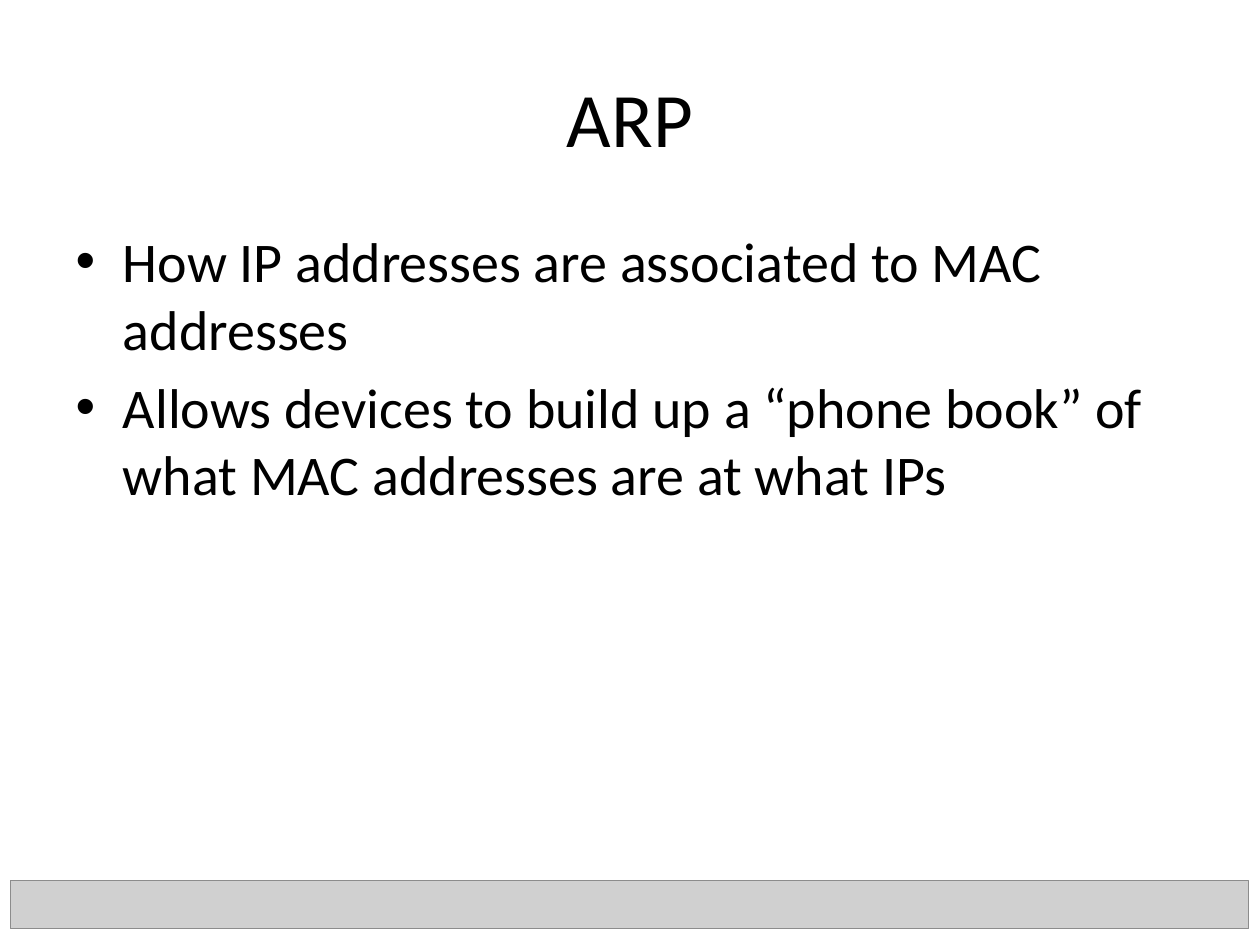
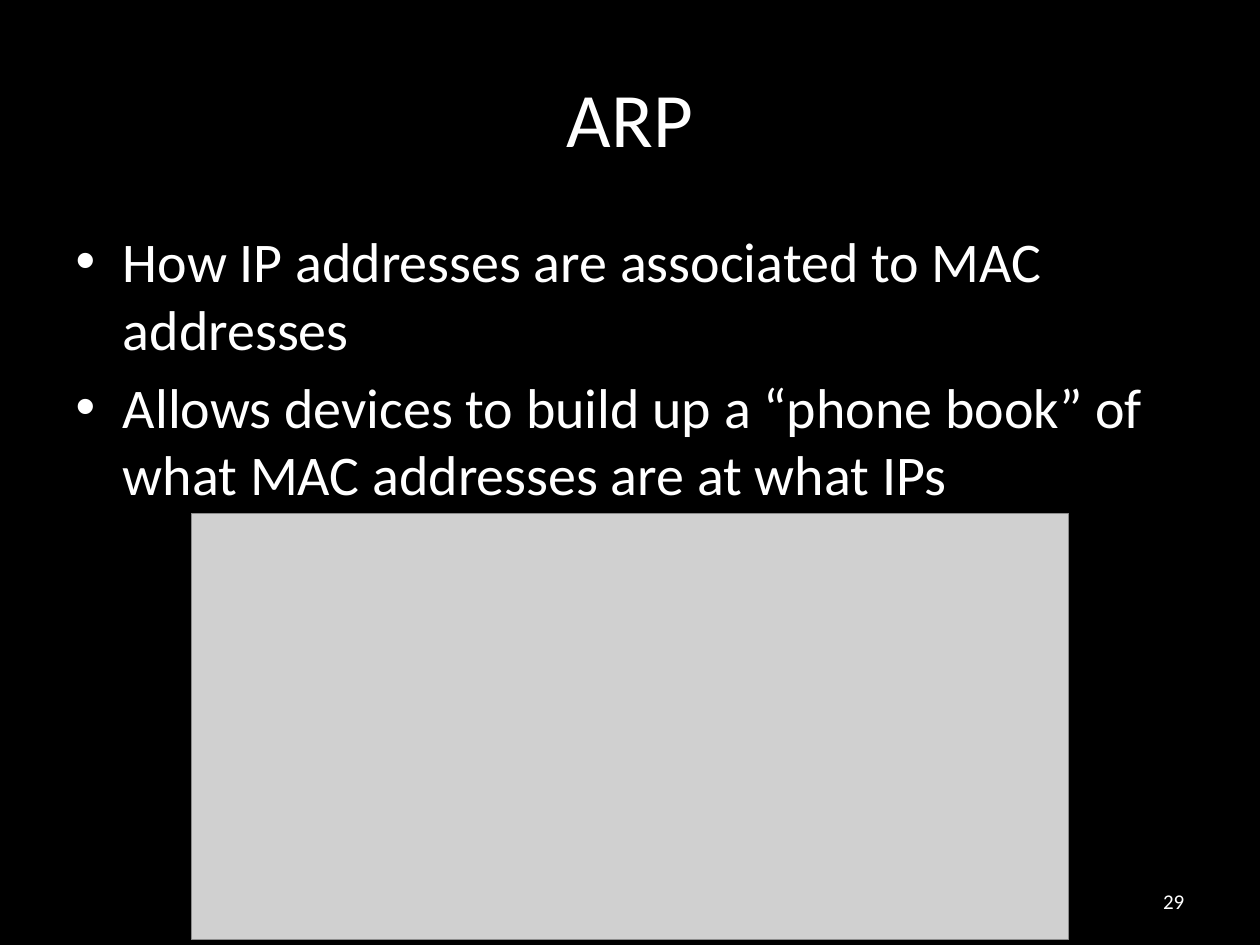
Before and after one commit to carlosgj/FRC-Training, a slide deck: slide 29 of Networking Basics.pptx (slide 27 before the commit). Drawn at 1260x945 pixels with LibreOffice and Linux fonts; fonts in the diff are those of the drawing; grey boxes stand for pictures; background and template pictures are left out. Boxes give left, top, right and bottom in pixels: in the first picture for what was removed or moved away, otherwise in the second. Text is boxed around its words. In the diff, an @@ line names an element or a change of style, - is before the commit and + after.

```diff
--- a/Networking Basics.pptx
+++ b/Networking Basics.pptx
@@ background #FFFFFF to #000000 @@
@@ title "ARP" at [567, 97, 693, 147]: text colour #000000 to #FFFFFF @@
@@ text "How IP addresses are associated ..." at [123, 243, 1142, 496]: text colour #000000 to #FFFFFF @@
@@ picture added at [192, 514, 1068, 940] @@
@@ picture removed at [10, 881, 1249, 929] @@
@@ page number added at [1163, 895, 1184, 909], 12 pt, text #FFFFFF @@
+29
```
Also in this commit, not shown: 62 other slides changed, 2 slides added, 1 other file.
